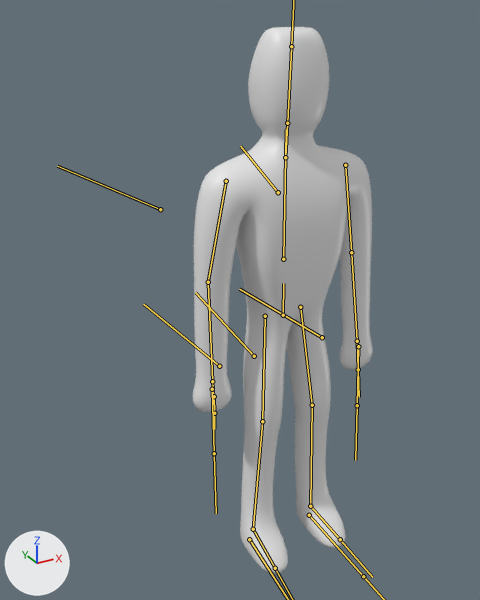
An edit to the FBX model Assets/Characters/Prefabs/Player/Human.fbx, drawn before and after from the same camera.
Both versions are drawn from a 50 mm lens placed at (-1.181, -1.753, 1.016), pointed at (-0.111, 0.192, 0.043). Arrows for +X, +Y and +Z are at lower left; the lights stay in place. The bones that bend it are drawn over the model as lines.

The first picture shows 'Human'.
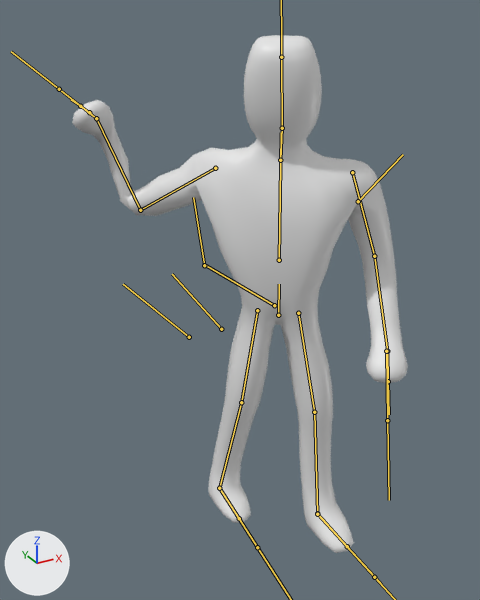
The newer file adds an action. The first version stands in its rest pose; the second is drawn at frame 16 of the action 'Armature|Slash.001'.

Diff of the bpy script that builds the scene:
```diff
--- a/Assets/Characters/Prefabs/Player/Human.fbx.py
+++ b/Assets/Characters/Prefabs/Player/Human.fbx.py
@@ bone_dick @@
 bone_dick = bpy.data.objects['Armature'].pose.bones['Dick']
-bone_dick.location = (0.0, 0.0, 0.0)
+bone_dick.location = (0.03, 0.73, 0.02)
@@ bone_lowerbody @@
 bone_lowerbody = bpy.data.objects['Armature'].pose.bones['LowerBody']  # child of 'Dick'
-bone_lowerbody.location = (0.0, 0.0, 0.0)
-bone_lowerbody.rotation_quaternion = (1.0, 0.0, 0.0, 0.0)  # degrees (0, 0, 0)
+bone_lowerbody.location = (0.0, -0.04, -0.66)
+bone_lowerbody.rotation_quaternion = (0.944, 0.002, -0.331, 0.003)  # degrees (0, -39, 0)
@@ bone_neck @@
 bone_neck = bpy.data.objects['Armature'].pose.bones['Neck']  # child of 'UpperBody'
-bone_neck.rotation_quaternion = (1.0, 0.0, 0.0, 0.0)  # degrees (0, 0, 0)
+bone_neck.rotation_quaternion = (0.994, -0.106, 0.004, 0.0)  # degrees (-12, 0, 0)
@@ bone_head @@
 bone_head = bpy.data.objects['Armature'].pose.bones['Head']  # child of 'Neck'
-bone_head.rotation_quaternion = (1.0, 0.0, 0.0, 0.0)  # degrees (0, 0, 0)
+bone_head.rotation_quaternion = (1.0, -0.021, 0.002, 0.002)  # degrees (-2, 0, 0)
@@ bone_upperarm_r @@
 bone_upperarm_r = bpy.data.objects['Armature'].pose.bones['UpperArm.r']  # child of 'UpperBody'
-bone_upperarm_r.location = (0.0, 0.0, 0.0)
-bone_upperarm_r.rotation_quaternion = (1.0, 0.0, 0.0, 0.0)  # degrees (0, 0, 0)
+bone_upperarm_r.location = (0.0, -0.01, 0.11)
+bone_upperarm_r.rotation_quaternion = (0.372, -0.353, 0.834, 0.204)  # degrees (-7, 130, 43)
@@ bone_lowerarm_r @@
 bone_lowerarm_r = bpy.data.objects['Armature'].pose.bones['LowerArm.r']  # child of 'UpperArm.r'
-bone_lowerarm_r.rotation_quaternion = (1.0, 0.0, 0.0, 0.0)  # degrees (0, 0, 0)
+bone_lowerarm_r.rotation_quaternion = (0.741, -0.521, 0.0, -0.424)  # degrees (-59, -26, -44)
@@ bone_hand_r @@
 bone_hand_r = bpy.data.objects['Armature'].pose.bones['Hand.r']  # child of 'LowerArm.r'
-bone_hand_r.rotation_quaternion = (1.0, 0.0, 0.0, 0.0)  # degrees (0, 0, 0)
+bone_hand_r.rotation_quaternion = (0.73, 0.427, 0.469, -0.254)  # degrees (63, 64, 4)
@@ bone_armpole_r @@
 bone_armpole_r = bpy.data.objects['Armature'].pose.bones['ArmPole.r']  # child of 'UpperBody'
-bone_armpole_r.location = (0.0, 0.0, 0.0)
+bone_armpole_r.location = (-0.23, -1.1, -0.35)
@@ bone_handcontroller_r @@
 bone_handcontroller_r = bpy.data.objects['Armature'].pose.bones['HandController.r']  # child of 'ArmPole.r'
-bone_handcontroller_r.location = (0.0, 0.0, 0.0)
-bone_handcontroller_r.rotation_quaternion = (1.0, 0.0, 0.0, 0.0)  # degrees (0, 0, 0)
+bone_handcontroller_r.location = (-0.85, -2.48, 1.28)
+bone_handcontroller_r.rotation_quaternion = (0.51, -0.826, 0.168, -0.172)  # degrees (-115, -6, -27)
@@ bone_upperarm_r_001 @@
 bone_upperarm_r_001 = bpy.data.objects['Armature'].pose.bones['UpperArm.r.001']  # child of 'UpperBody'
-bone_upperarm_r_001.location = (0.0, 0.0, 0.0)
-bone_upperarm_r_001.rotation_quaternion = (1.0, 0.0, 0.0, 0.0)  # degrees (0, 0, 0)
+bone_upperarm_r_001.location = (0.0, -0.01, 0.11)
+bone_upperarm_r_001.rotation_quaternion = (0.946, 0.075, -0.306, -0.079)  # degrees (13, -35, -14)
@@ bone_lowerarm_r_001 @@
 bone_lowerarm_r_001 = bpy.data.objects['Armature'].pose.bones['LowerArm.r.001']  # child of 'UpperArm.r.001'
-bone_lowerarm_r_001.rotation_quaternion = (1.0, 0.0, 0.0, 0.0)  # degrees (0, 0, 0)
+bone_lowerarm_r_001.rotation_quaternion = (0.94, -0.262, 0.0, 0.218)  # degrees (-30, 7, 24)
@@ bone_hand_r_001 @@
 bone_hand_r_001 = bpy.data.objects['Armature'].pose.bones['Hand.r.001']  # child of 'LowerArm.r.001'
-bone_hand_r_001.rotation_quaternion = (1.0, 0.0, 0.0, 0.0)  # degrees (0, 0, 0)
+bone_hand_r_001.rotation_quaternion = (0.972, -0.143, 0.158, 0.103)  # degrees (-15, 20, 9)
@@ bone_handcontroller_r_001 @@
 bone_handcontroller_r_001 = bpy.data.objects['Armature'].pose.bones['HandController.r.001']  # child of 'ArmPole.r.001'
-bone_handcontroller_r_001.location = (0.0, 0.0, 0.0)
-bone_handcontroller_r_001.rotation_quaternion = (1.0, 0.0, 0.0, 0.0)  # degrees (0, 0, 0)
+bone_handcontroller_r_001.location = (0.18, -0.31, -0.17)
+bone_handcontroller_r_001.rotation_quaternion = (0.882, -0.467, -0.057, 0.017)  # degrees (-56, -5, 5)
@@ bone_upperleg_r @@
 bone_upperleg_r = bpy.data.objects['Armature'].pose.bones['UpperLeg.r']  # child of 'LowerBody'
-bone_upperleg_r.rotation_quaternion = (1.0, 0.0, 0.0, 0.0)  # degrees (0, 0, 0)
+bone_upperleg_r.rotation_quaternion = (0.944, 0.072, -0.321, 0.007)  # degrees (9, -37, -2)
@@ bone_foot_r @@
 bone_foot_r = bpy.data.objects['Armature'].pose.bones['Foot.r']  # child of 'LowerLeg.r'
-bone_foot_r.rotation_quaternion = (1.0, 0.0, 0.0, 0.0)  # degrees (0, 0, 0)
+bone_foot_r.rotation_quaternion = (0.988, -0.154, 0.017, 0.009)  # degrees (-18, 2, 1)
@@ bone_upperleg_r_001 @@
 bone_upperleg_r_001 = bpy.data.objects['Armature'].pose.bones['UpperLeg.r.001']  # child of 'LowerBody'
-bone_upperleg_r_001.rotation_quaternion = (1.0, 0.0, 0.0, 0.0)  # degrees (0, 0, 0)
+bone_upperleg_r_001.rotation_quaternion = (0.945, 0.012, -0.32, -0.062)  # degrees (4, -37, -9)
@@ bone_foot_r_001 @@
 bone_foot_r_001 = bpy.data.objects['Armature'].pose.bones['Foot.r.001']  # child of 'LowerLeg.r.001'
-bone_foot_r_001.rotation_quaternion = (1.0, 0.0, 0.0, 0.0)  # degrees (0, 0, 0)
+bone_foot_r_001.rotation_quaternion = (1.0, -0.019, -0.012, 0.018)  # degrees (-2, -1, 2)
@@ bone_footcontroler_r @@
 bone_footcontroler_r = bpy.data.objects['Armature'].pose.bones['FootControler.r']  # child of 'LegPole.r'
-bone_footcontroler_r.location = (0.0, 0.0, 0.0)
+bone_footcontroler_r.location = (-0.05, 0.07, -0.16)
@@ bone_footcontroler_r_001 @@
 bone_footcontroler_r_001 = bpy.data.objects['Armature'].pose.bones['FootControler.r.001']  # child of 'LegPole.r.001'
-bone_footcontroler_r_001.location = (0.0, 0.0, 0.0)
+bone_footcontroler_r_001.location = (-0.09, 0.86, -0.19)
```

Pixel boxes [x1, y1, x2, y2] of what changed, in the pictures (480 x 600 px):
'Human', posed (86% wider)
    before: [193, 27, 373, 574]
    after: [72, 35, 408, 553]
bone 'Dick', root to tip
    before: (322, 337) to (239, 289)
    after: (274, 305) to (206, 265)
bone 'LowerBody', root to tip
    before: (283, 315) to (283, 283)
    after: (278, 315) to (279, 284)
bone 'Neck', root to tip
    before: (285, 157) to (287, 123)
    after: (280, 160) to (282, 128)
bone 'Head', root to tip
    before: (287, 123) to (291, 46)
    after: (282, 128) to (281, 57)
bone 'UpperArm.r', root to tip
    before: (226, 181) to (208, 282)
    after: (215, 168) to (140, 210)
bone 'LowerArm.r', root to tip
    before: (208, 282) to (212, 381)
    after: (140, 210) to (96, 118)
bone 'Hand.r', root to tip
    before: (212, 381) to (213, 397)
    after: (96, 118) to (89, 112)
bone 'ArmPole.r', root to tip
    before: (160, 209) to (57, 166)
    after: (204, 265) to (193, 197)
bone 'HandController.r', root to tip
    before: (212, 389) to (214, 453)
    after: (96, 118) to (59, 89)
bone 'UpperArm.r.001', root to tip
    before: (345, 165) to (351, 252)
    after: (352, 172) to (374, 256)
bone 'LowerArm.r.001', root to tip
    before: (351, 252) to (357, 341)
    after: (374, 256) to (387, 351)
bone 'Hand.r.001', root to tip
    before: (357, 341) to (358, 369)
    after: (387, 351) to (388, 381)
bone 'HandController.r.001', root to tip
    before: (358, 346) to (357, 405)
    after: (386, 351) to (387, 420)
bone 'UpperLeg.r', root to tip
    before: (265, 316) to (262, 421)
    after: (257, 310) to (241, 402)
bone 'Foot.r', root to tip
    before: (253, 529) to (275, 568)
    after: (219, 488) to (239, 518)
bone 'UpperLeg.r.001', root to tip
    before: (300, 307) to (312, 405)
    after: (298, 313) to (314, 412)
bone 'Foot.r.001', root to tip
    before: (310, 506) to (340, 539)
    after: (317, 513) to (347, 546)
bone 'FootControler.r.001', root to tip
    before: (309, 515) to (363, 576)
    after: (317, 514) to (374, 577)
